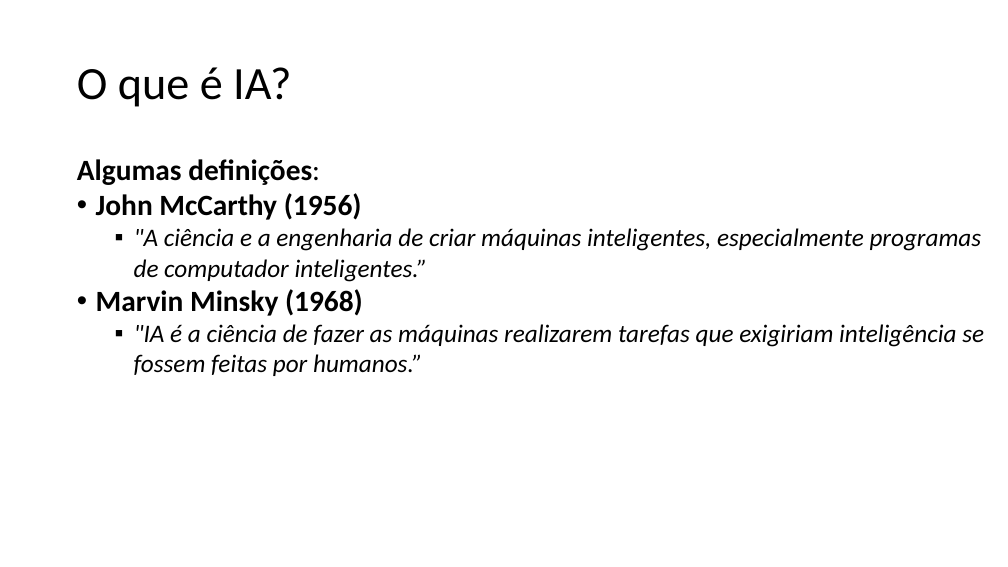
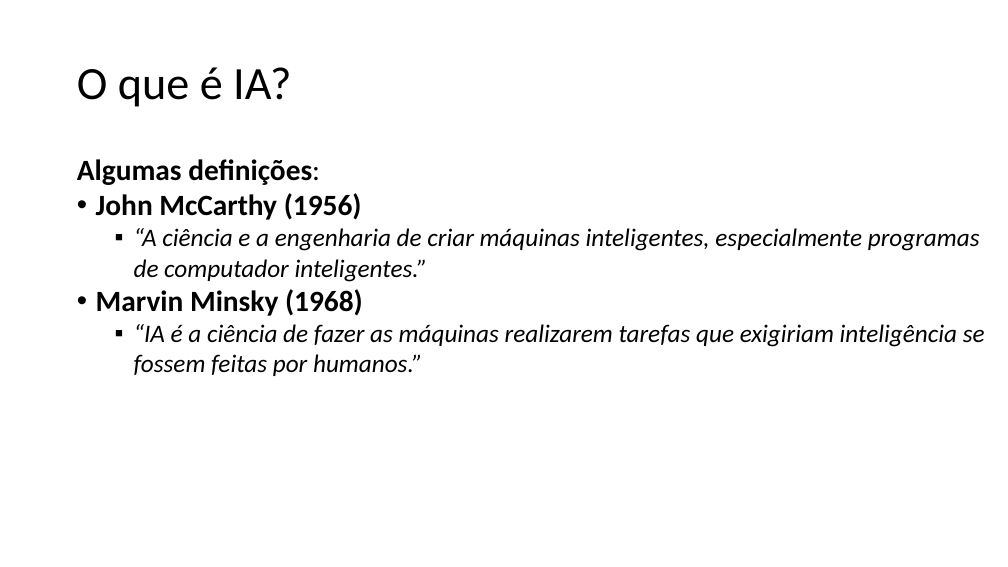
Before and after one commit to zz4fap/c24_inteligencia_artificial, a slide deck: slide 13 of slides/C24_Introdução.pptx. Drawn at 1008x567 pixels with LibreOffice and Linux fonts; fonts in the diff are those of the drawing. Boxes give left, top, right and bottom in pixels: in the first picture for what was removed or moved away, otherwise in the second. Text is boxed around its words. In the diff, an @@ line names an element or a change of style, - is before the commit and + after.

```diff
--- a/slides/C24_Introdução.pptx
+++ b/slides/C24_Introdução.pptx
@@ text at (x1=134, y1=228, x2=980, y2=282): text changed @@
-  ▪ "A ciência e a engenharia de criar máquinas inteligentes, especialmente programas de computador inteligentes.”
+  ▪ “A ciência e a engenharia de criar máquinas inteligentes, especialmente programas de computador inteligentes.”
@@ text at (x1=134, y1=324, x2=985, y2=376): text changed @@
-  ▪ "IA é a ciência de fazer as máquinas realizarem tarefas que exigiriam inteligência se fossem feitas por humanos.”
+  ▪ “IA é a ciência de fazer as máquinas realizarem tarefas que exigiriam inteligência se fossem feitas por humanos.”
```
Also in this commit, not shown: 33 other slides changed, 3 slides added, 1 other file.
